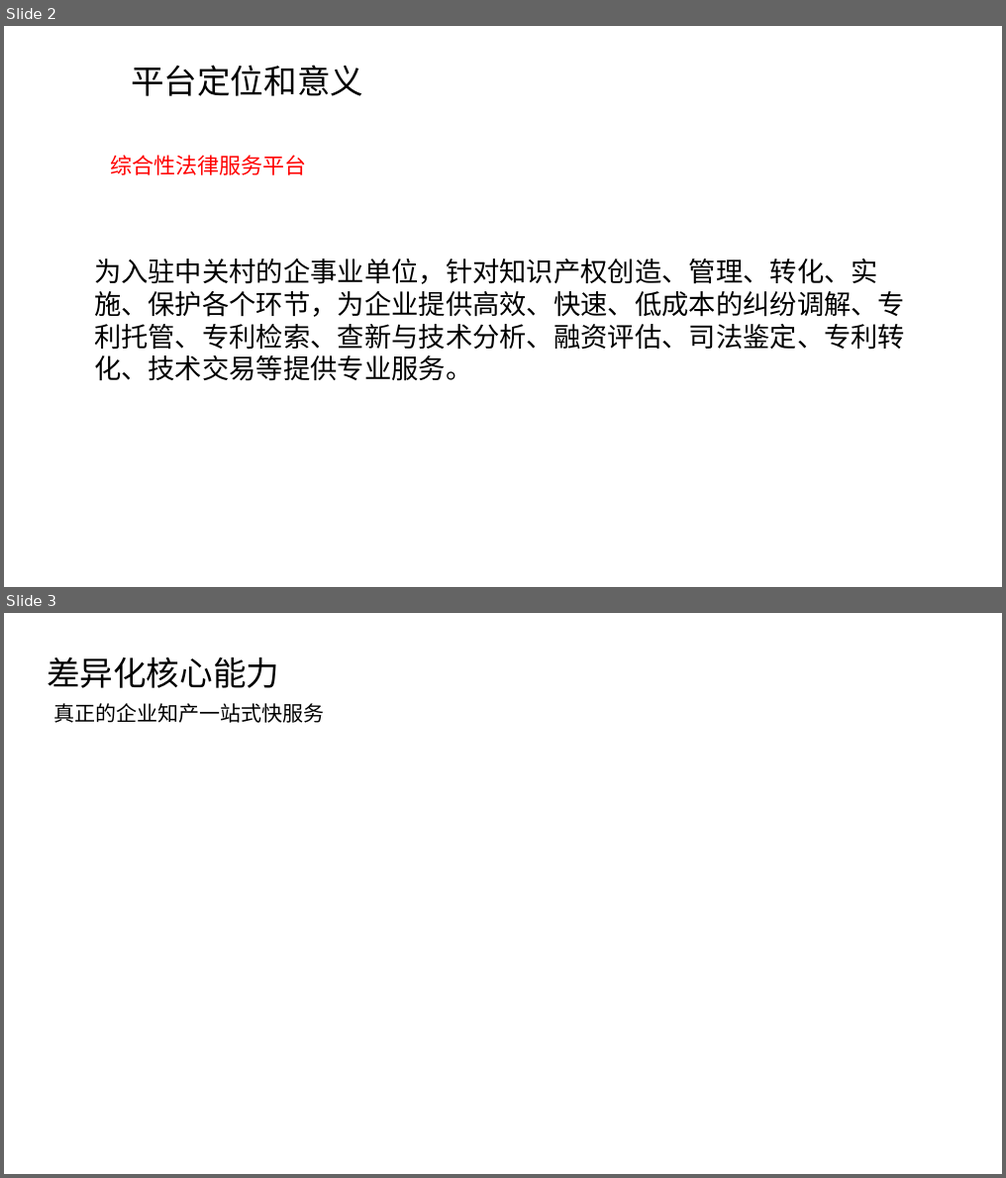
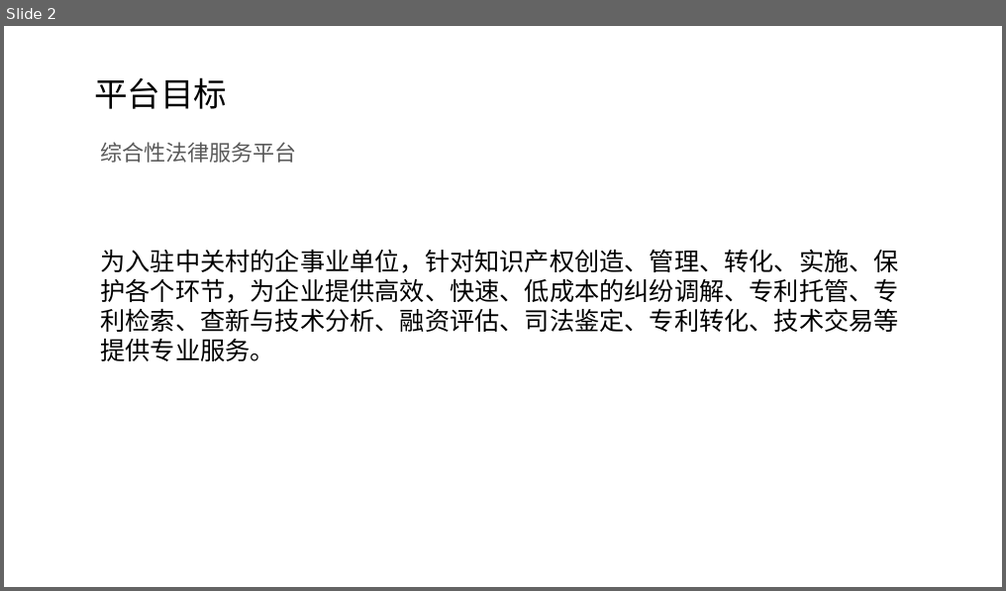
Before and after one commit to petite-chen/data, a slide deck: 资料/1.海知平台介绍.ppt. Shown one above the other, each under a label of ours: slides 2 and 3 before the commit, slide 2 after it. The pictures are 1006x1178 and 1006x591 pixels, drawn with LibreOffice and Linux fonts; fonts in the diff are those of the drawing. Boxes give left, top, right and bottom in pixels: in the first picture for what was removed or moved away, otherwise in the second. Text is boxed around its words. In the diff, an @@ line names an element or a change of style, - is before the commit and + after.

```diff
--- a/资料/1.海知平台介绍.ppt
+++ b/资料/1.海知平台介绍.ppt
@@ slide 3 removed at (x1=4, y1=613, x2=1002, y2=1174), background #FFFFFF @@
@@ text removed at (x1=47, y1=657, x2=279, y2=688) @@
-差异化核心能力
@@ text removed at (x1=54, y1=703, x2=324, y2=723) @@
-真正的企业知产一站式快服务
@@ slide 2 changed as well @@
@@ text at (x1=94, y1=77, x2=227, y2=109): text changed @@
-平台定位和意义
+平台目标
@@ text "综合性法律服务平台" moved from (x1=111, y1=155, x2=307, y2=175) to (x1=101, y1=142, x2=297, y2=163) @@
@@ text "综合性法律服务平台" at (x1=101, y1=142, x2=297, y2=163): text colour #FF0000 to #595959 @@
@@ text "为入驻中关村的企事业单位，针对知识产权创造、管理、转化、实施、保护各个环节，为企业提供高效、快速、低成本的纠纷调解、专利 ..." moved from (x1=94, y1=259, x2=905, y2=381) to (x1=101, y1=249, x2=899, y2=362) @@
@@ text "为入驻中关村的企事业单位，针对知识产权创造、管理、转化、实施、保护各个环节，为企业提供高效、快速、低成本的纠纷调解、专利 ..." at (x1=101, y1=249, x2=899, y2=362): size 26 to 24 pt, font Arial to Noto Sans CJK SC @@
```
Also in this commit, not shown: 1 other slide changed, 9 slides added, 4 other slides removed, 4 other files.
